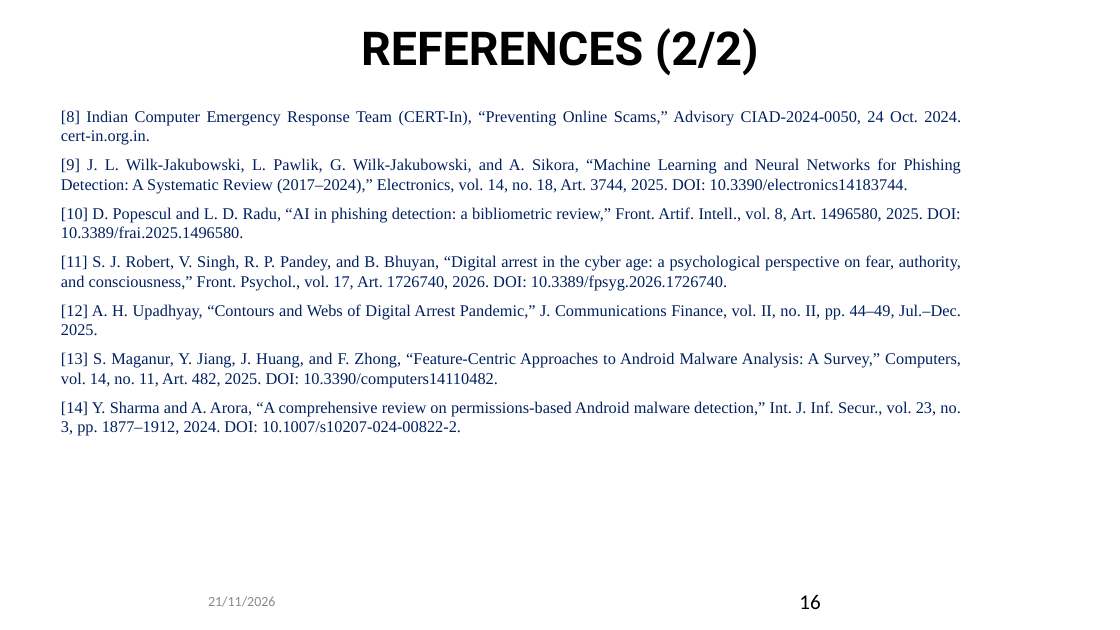
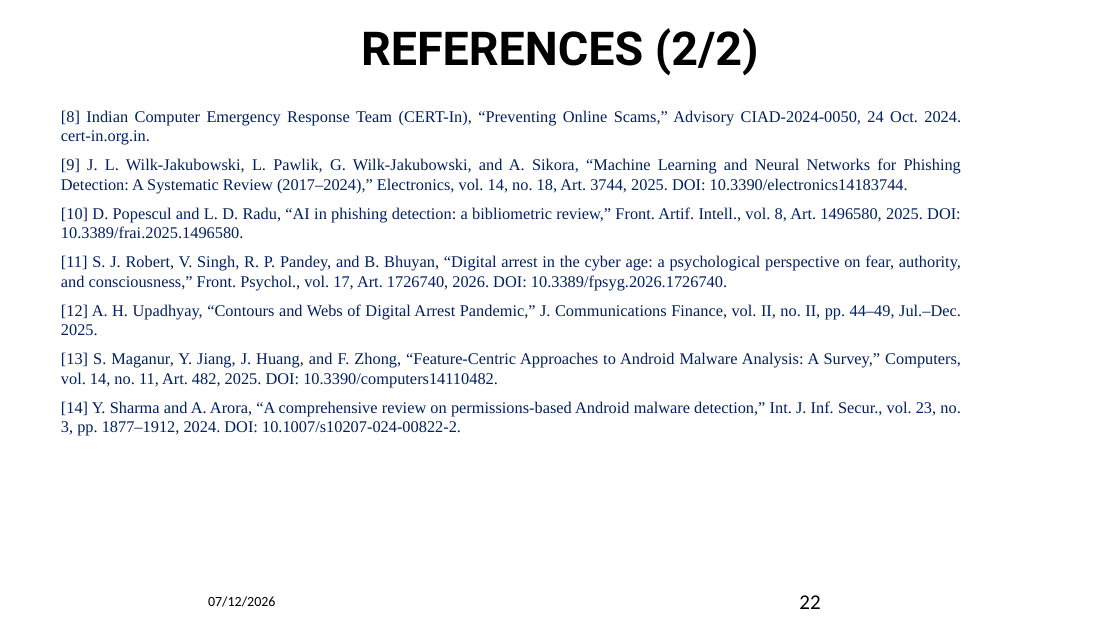
Before and after one commit to darshanashok-dev/community, a slide deck: slide 22 of community_project_ppt_updated.pptx (slide 16 before the commit). Drawn at 1120x630 pixels with LibreOffice and Linux fonts; fonts in the diff are those of the drawing; background and template pictures are left out. Boxes give left, top, right and bottom in pixels: in the first picture for what was removed or moved away, otherwise in the second. Text is boxed around its words. In the diff, an @@ line names an element or a change of style, - is before the commit and + after.

```diff
--- a/community_project_ppt_updated.pptx
+++ b/community_project_ppt_updated.pptx
@@ text at [208,596,275,607]: text changed; text colour #8C8C8C to #000000 @@
-21/11/2026
+07/12/2026
@@ text at [799,595,820,609]: text changed @@
-16
+22
```
Also in this commit, not shown: 15 other slides changed, 6 slides added, 10 other files.
